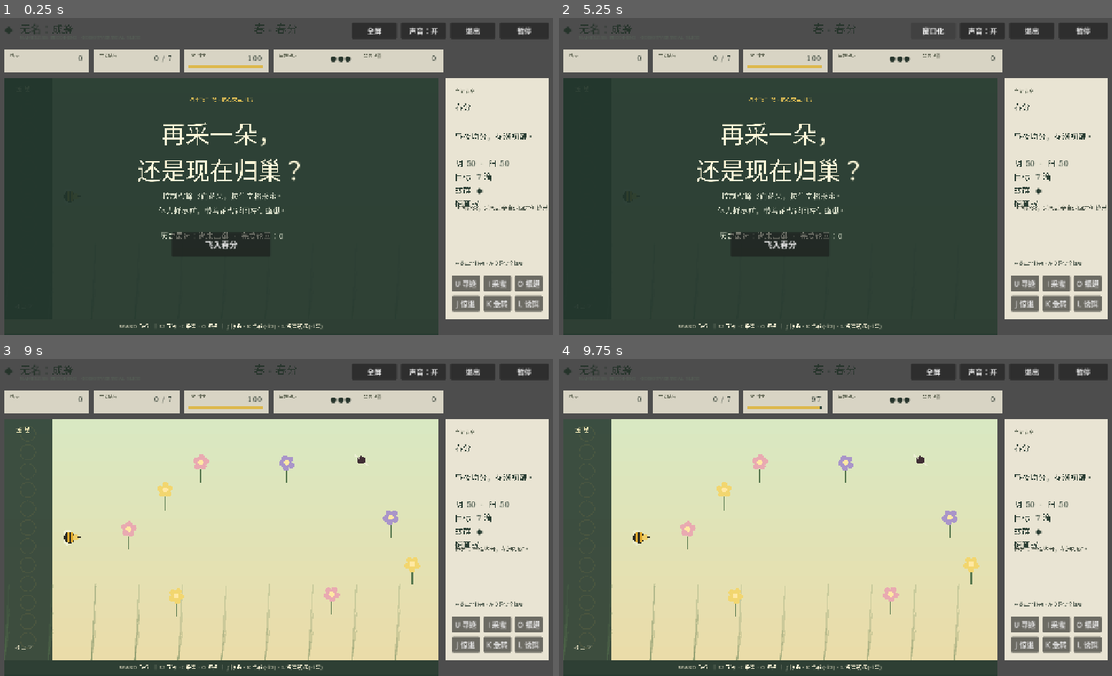
Above: before the commit, frames 1-4 (two rows, left to right).
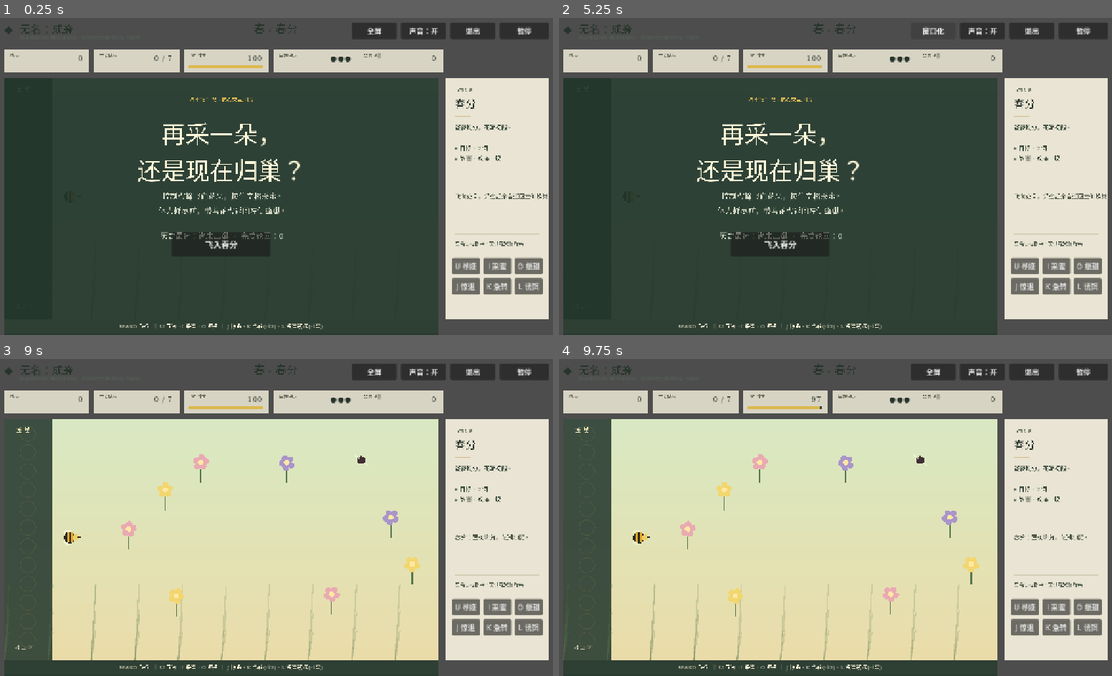
Above: after the commit, the same moments.

Repository: alanthssss/nameless-becoming
Game: Godot game, scene res://main.tscn
The game is run twice, just before and just after one commit, with the same random seed, the same clock (stepped at 60 frames per second) and the same inputs.
Inputs (mouse positions are in pixels of both pictures, inside the frame that each line leads up to):
- Up to frame 1 (0.25 s): no input
- Up to frame 2 (5.25 s): click "U 寻迹" at 0.5 s; click "I 采蜜" at 1.25 s; click "O 振翅" at 2 s; click "J 惊退" at 2.75 s; click "K 急转" at 3.5 s; click "L 诱饵" at 4.25 s; click "全屏" at 5 s
- Up to frame 3 (9 s): click "窗口化" at 5.75 s; click "声音：开" at 6.5 s; click "声音：关" at 7.25 s; click "暂停" at 8 s; click "飞入春分" at 8.75 s
- Up to frame 4 (9.75 s): tap Enter at 9.5 s; move the mouse to (962, 498) at 9.52 s; hold D (move_right) from 9.53 s (still down); hold Shift (dash) from 9.53 s (still down); click (962, 498) at 9.67 s

The runs differ from the first frame. In frame 1, 3.1% of the frame differs, in the area x 81-99%, y 22-93%; in frame 2, 3.1%; in frame 3, 3.0%; in frame 4, 3.0%.

Commit message:
fix(ui+gameplay): 隐藏阴阳数值 / 区分敌我角色 / 同种敌人分离 (#5)
* docs: 二十四节气色彩体系，守关 Boss 落位四正色节点

- 新增 docs/COLOR_SYSTEM.md：从二十四节气阴阳消长色卡提取四正色（玄/青/朱/白）与四季六阶色谱
- Boss 位置：每季终点的正色节点（春分/夏至/秋分/冬至），两至两分为阴阳消长关键转折
- 含功能色分配（环境/UI/角色/特效）、材质原则、Godot Color8 实现速查

* fix(ui+gameplay): hide yin/yang, clarify enemy roster, prevent enemy overlap

侧边栏:
- 移除「阴 X · 阳 Y」数值行（设计依据，不向玩家暴露）
- 用「敌害」收拢蚊/蚁两行，替换原来的「蚊群/掠蜜蚁」
  以避免掠蜜蚁被误读为玩家可选角色
- 重新分配 detail_label/message_label/底部按键的纵向空间
  修复「掠蜜蚁」行与提示消息的字块重叠

游戏内:
- 新增 separate_units()，对蚊群与蚁群做同种分离
- 推开 0.5 倍缺口 + 边界夹回，每帧渐近、不会瞬移
  解决同种敌人位置完全重叠的问题

* style(ui): redesign side panel with typographic hierarchy and visual rhythm

在 PR #5 之上对侧栏做一次纯视觉重构（不改任何机制/数据）：

字体层级
- 「立春」拆出独立 season_label（24px 深色），与「当前节令」小标题（10px）
  形成明确的 4× 字号梯度
- detail_label 正文统一 14px，避开之前 18px 撑出的「假段落」感

视觉锚点
- 节令名下方加一根 36×2 的金棕色细线（c8a86b 70%），代替「用空行造分隔」
  —— 有点「印章」「节序」的隐喻
- 输助说明与行动按钮之间加一根全宽 1px 米色细线（c7c0a4 60%），
  把「输入层」和「行动层」轻轻切开

正文节奏
- 状态行用 ▸ 列表符： /
- 蚊/蚁合并到一行，去掉原来的「敌害/蚊/蚁」三行堆叠
- 冬季第三行同走 ▸ 风格：

布局重排
- detail_label 紧贴节令名下方（h=84）
- message_label 上提到 y=250（之前 y=316），让上半部更紧凑
- 帮助文字 + 按钮区整体上移，按钮 row1 y=402、row2 y=447
- 消除 message_label 与帮助文字之间的大段死空

行为兼容性
- boss 阶段同步：season_label 切到「失律之蚊」、detail_label 改为
  短副标题 + ▸ 调律进度
- variables 新增 season_label / season_rule（均带类型）
- update_interface 里的阴阳 / 蚊/蚁 / 调律逻辑均未触及，机制完全兼容

Diff:
--- a/godot/scripts/main.gd
+++ b/godot/scripts/main.gd
@@ -66,6 +66,8 @@
 var sense_button: Button
 var energy_bar: ColorRect
 var energy_bar_fill: ColorRect
+var season_label: Label
+var season_rule: ColorRect
 var energy_change_label: Label
 var energy_feedback_time := 0.0
 var reserve_label: Label
@@ -241,18 +243,31 @@
 	side.position = Vector2(1020, 146)
 	side.size = Vector2(230, 538)
 	ui.add_child(side)
-	make_label(side, "当前节令", Vector2(20, 20), Vector2(190, 20), 11, Color("68705d"))
-	detail_label = make_label(side, "春分", Vector2(20, 50), Vector2(190, 220), 18, Color("293c32"))
+	make_label(side, "当前节令", Vector2(20, 18), Vector2(190, 18), 10, Color("68705d"))
+	season_label = make_label(side, "春分", Vector2(20, 38), Vector2(190, 38), 24, Color("1f2c24"))
+	# 节令名下的细分隔条：用 4px 高的色块代替“空行造成的虚假分隔”，视觉上更稳重
+	season_rule = ColorRect.new()
+	season_rule.color = Color("c8a86b", 0.7)
+	season_rule.position = Vector2(20, 84)
+	season_rule.size = Vector2(36, 2)
+	side.add_child(season_rule)
+	detail_label = make_label(side, "·", Vector2(20, 96), Vector2(190, 84), 13, Color("3a4a3e"))
 	detail_label.autowrap_mode = TextServer.AUTOWRAP_WORD_SMART
-	message_label = make_label(side, message, Vector2(20, 276), Vector2(190, 125), 13, Color("4c5548"))
+	message_label = make_label(side, message, Vector2(20, 250), Vector2(190, 88), 13, Color("4c5548"))
 	message_label.autowrap_mode = TextServer.AUTOWRAP_WORD_SMART
-	make_label(side, "左键点地移动 · 左侧是安全蜂巢", Vector2(20, 405), Vector2(190, 34), 11, Color("556054"))
-	sense_button = make_mouse_action(side, "U 寻迹", "sense", Vector2(14, 441), false, Vector2(62, 36))
-	make_mouse_action(side, "I 采蜜", "harvest", Vector2(84, 441), true, Vector2(62, 36))
-	make_mouse_action(side, "O 振翅", "dash", Vector2(154, 441), true, Vector2(62, 36))
-	make_mouse_action(side, "J 惊退", "repel", Vector2(14, 486), false, Vector2(62, 36))
-	make_mouse_action(side, "K 急转", "evade", Vector2(84, 486), false, Vector2(62, 36))
-	make_mouse_action(side, "L 诱饵", "decoy", Vector2(154, 486), false, Vector2(62, 36))
+	# 提示消息下方用一根更细的线把「输入层」和「行动层」分开
+	var input_rule := ColorRect.new()
+	input_rule.color = Color("c7c0a4", 0.6)
+	input_rule.position = Vector2(20, 348)
+	input_rule.size = Vector2(190, 1)
+	side.add_child(input_rule)
+	make_label(side, "左键点地移动 · 左侧是安全蜂巢", Vector2(20, 360), Vector2(190, 28), 11, Color("556054"))
+	sense_button = make_mouse_action(side, "U 寻迹", "sense", Vector2(14, 402), false, Vector2(62, 36))
+	make_mouse_action(side, "I 采蜜", "harvest", Vector2(84, 402), true, Vector2(62, 36))
+	make_mouse_action(side, "O 振翅", "dash", Vector2(154, 402), true, Vector2(62, 36))
+	make_mouse_action(side, "J 惊退", "repel", Vector2(14, 447), false, Vector2(62, 36))
+	make_mouse_action(side, "K 急转", "evade", Vector2(84, 447), false, Vector2(62, 36))
+	make_mouse_action(side, "L 诱饵", "decoy", Vector2(154, 447), false, Vector2(62, 36))
 
 	var tips_background := ColorRect.new()
 	tips_background.color = Color("26392f", 0.96)
@@ -564,6 +579,15 @@
 				message = "蚊虫刺中了你：体力下降，花蜜洒落。"
 				sound.play_cue("hurt")
 		mosquitoes[i] = mosquito
+	separate_units(mosquitoes, 28.0)
+	for i in mosquitoes.size():
+		var mosquito_clamp: Dictionary = mosquitoes[i]
+		var clamp_position: Vector2 = mosquito_clamp.position
+		mosquito_clamp.position = Vector2(
+			clampf(clamp_position.x, HIVE_SAFE_X, WORLD.end.x - 12),
+			clampf(clamp_position.y, WORLD.position.y + 12, WORLD.end.y - 12)
+		)
+		mosquitoes[i] = mosquito_clamp
 
 func update_ants(delta: float) -> void:
 	for i in ants.size():
@@ -595,6 +619,15 @@
 			sound.play_cue("hurt")
 			shake = 4.0
 		ants[i] = ant
+	separate_units(ants, 26.0)
+	for i in ants.size():
+		var ant_clamp: Dictionary = ants[i]
+		var clamp_position: Vector2 = ant_clamp.position
+		ant_clamp.position = Vector2(
+			clampf(clamp_position.x, HIVE_SAFE_X, WORLD.end.x - 14),
+			clampf(clamp_position.y, WORLD.position.y + 14, WORLD.end.y - 14)
+		)
+		ants[i] = ant_clamp
 
 func update_hive_rest(delta: float, deposit_honey: bool) -> void:
 	var inside := bee.position.x < HIVE_X
@@ -852,6 +885,30 @@
 			return candidate
 	return candidate
 
+func separate_units(units: Array, minimum_distance: float) -> void:
+	# 防止同种敌人完全重叠：每帧成对推开一半的缺口。
+	# 强度取 0.5 让推力是渐进的，视觉上仍然自然、不会瞬移。
+	for i in units.size():
+		for j in range(i + 1, units.size()):
+			var a: Dictionary = units[i]
+			var b: Dictionary = units[j]
+			var diff: Vector2 = Vector2(a.position) - Vector2(b.position)
+			var dist := diff.length()
+			if dist < minimum_distance and dist > 0.001:
+				var push: Vector2 = diff / dist * (minimum_distance - dist) * 0.5
+				a.position = Vector2(a.position) + push
+				b.position = Vector2(b.position) - push
+				units[i] = a
+				units[j] = b
+			elif dist <= 0.001:
+				# 完全重合：沿随机方向各推开半个最小距离。
+				var angle := rng.randf() * TAU
+				var offset := Vector2.from_angle(angle) * minimum_distance * 0.5
+				a.position = Vector2(a.position) + offset
+				b.position = Vector2(b.position) - offset
+				units[i] = a
+				units[j] = b
+
 func drop_honey_decoy() -> void:
 	if carried <= 0:
 		message = "投蜜诱饵需要至少携带 1 滴蜜。"
@@ -939,12 +996,16 @@
 	reserve_label.text = str(hive_reserve)
 	message_label.text = message
 	if phase == "boss":
-		detail_label.text = "失律之蚊\n\n只索取，\n不流转。\n\n调律  %d / 3\n\n引向花粉团\n再以震翼共鸣" % int(boss.hits)
+		season_label.text = "失律之蚊"
+		detail_label.text = "只索取，不流转。\n\n▸ 调律  %d / 3\n\n引向花粉团\n再以震翼共鸣" % int(boss.hits)
 	else:
-		var winter_note := ""
+		# 阴阳数值是内部设计依据（驱动节令难度），不向玩家暴露；
+		# 用「▸」做状态行节奏符，把敌害收进同一行避免被误读为玩家可选角色。
+		season_label.text = data.name
+		var status_rows := "▸ 目标 · %d 滴\n▸ 敌害 · 蚊 %s   蚁 %s" % [int(data.goal), "◆".repeat(int(data.enemies)), "◆".repeat(int(data.ants))]
 		if stage_index == 3:
-			winter_note = "\n\n温暖  %d%%\n储备  %d 滴" % [roundi(warmth), hive_reserve]
-		detail_label.text = "%s\n\n%s\n\n阴 %d  ·  阳 %d\n目标  %d 滴\n蚊群  %s\n掠蜜蚁  %s%s" % [data.name, data.line, int(data.yin), int(data.yang), int(data.goal), "◆".repeat(int(data.enemies)), "◆".repeat(int(data.ants)), winter_note]
+			status_rows += "\n▸ 体温 · %d%%  储蜜 · %d 滴" % [roundi(warmth), hive_reserve]
+		detail_label.text = "%s\n\n%s" % [data.line, status_rows]
 
 func _unhandled_input(event: InputEvent) -> void:
 	if event.is_action_pressed("ui_cancel"):
